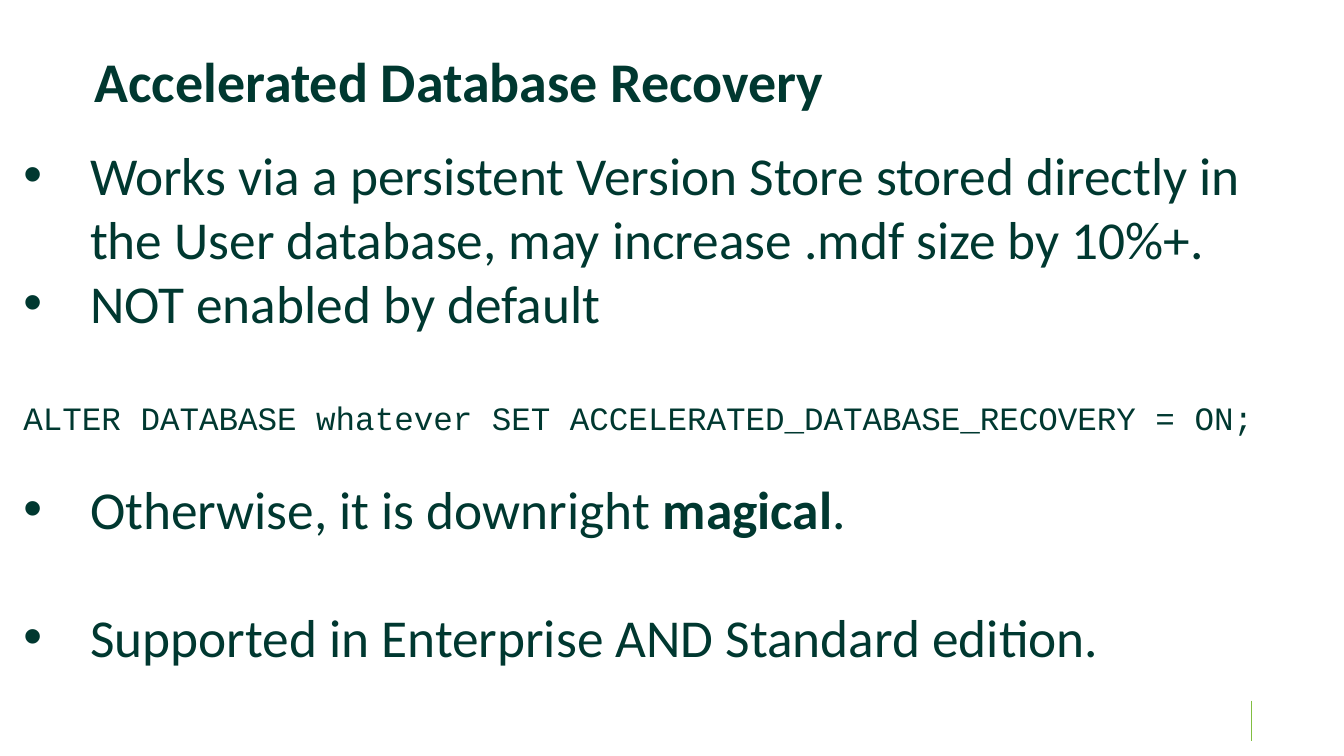
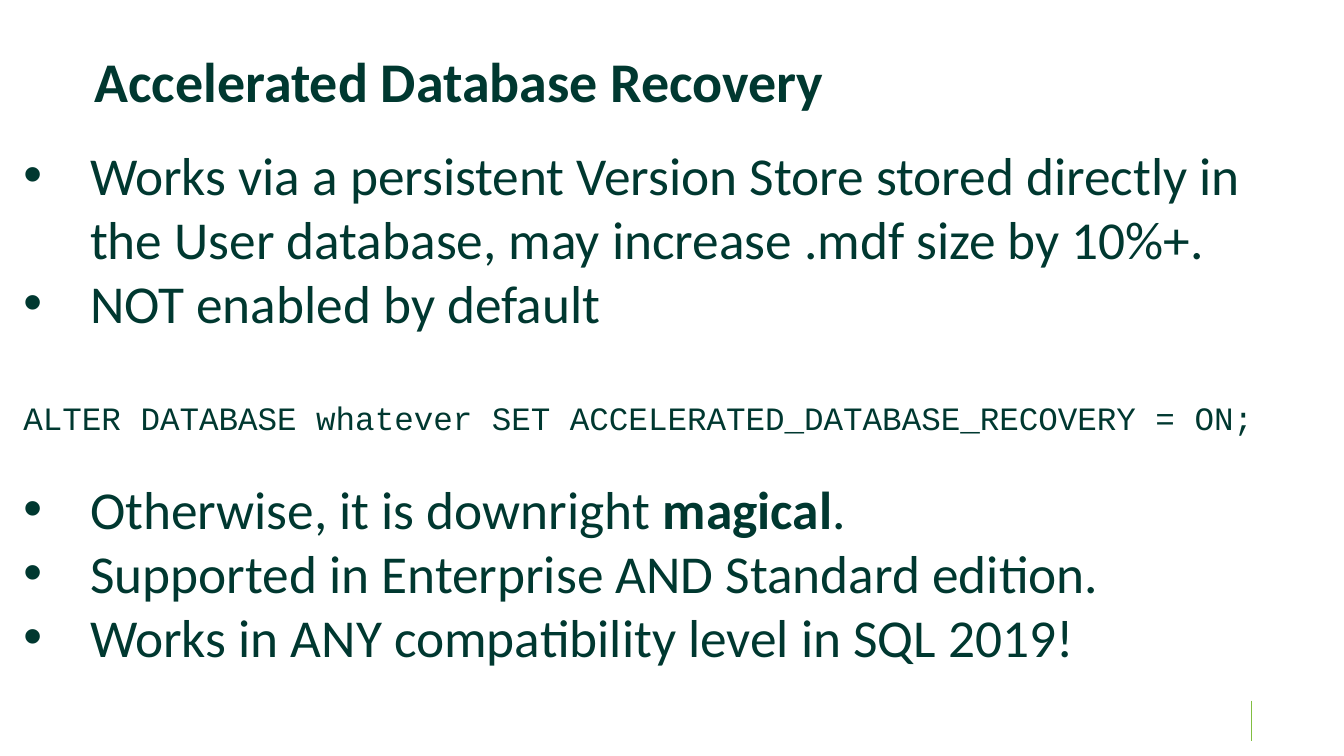
Before and after one commit to williamadba/Public-Presentations, a slide deck: slide 43 of Data Architecture Virtual User Group/What's New in SQL 2019.pptx. Drawn at 1344x756 pixels with LibreOffice and Linux fonts; fonts in the diff are those of the drawing; background and template pictures are left out. Boxes give left, top, right and bottom in pixels: in the first picture for what was removed or moved away, otherwise in the second. Text is boxed around its words. In the diff, an @@ line names an element or a change of style, - is before the commit and + after.

```diff
--- a/Data Architecture Virtual User Group/What's New in SQL 2019.pptx
+++ b/Data Architecture Virtual User Group/What's New in SQL 2019.pptx
@@ text at box(90, 620, 1073, 666): paragraph added @@
+• Works in ANY compatibility level in SQL 2019!
```
Also in this commit, not shown: 2 other slides changed.
